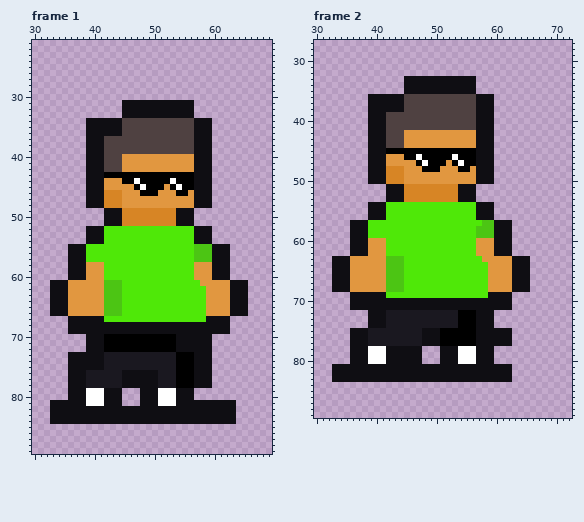
A animated GIF sprite gets an edit: teste/dino/img-dino/AdalbertoPulo.gif. Above: the version before the commit.
The file is 100x90 pixels, 8 frames. Shown: frame 1: x 30..69, y 21..89; frame 2: x 30..72, y 27..89. The commit also changed other frames, which this record leaves out.
New version:
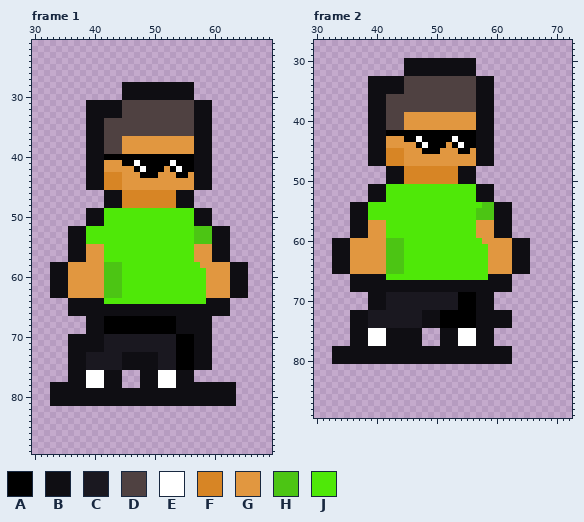
Palette (. is transparent): A #000000  B #0f0e13  C #1a1820  D #4f4141  E #ffffff  F #d78525  G #e19740  H #4cc514  J #4fe808
Change:
Changed rows in their new state; - is an unchanged pixel.
Frame 1:
first column x 33:
28 ------------BBBBBBBBBBBB---------
29 ------------BBBBBBBBBBBB---------
30 ------------BBBBBBBBBBBB---------
31 ------BBBBBBDDDDDDDDDDDDBBB------
32 ------BBBBBBDDDDDDDDDDDDBBB------
33 ------BBBBBBDDDDDDDDDDDDBBB------
34 ---------DDD---------------------
35 ---------DDD---------------------
36 ---------DDD---------------------
37 ------------GGGGGGGGGGGG---------
38 ------------GGGGGGGGGGGG---------
39 ------------GGGGGGGGGGGG---------
40 ---------AAAAAAAAAAAAAAA---------
41 ---------GGGAAEAAAAAEAAA---------
42 ---------GGG--AEAAA-AEAA---------
43 ---------FFFGGG---GGG--G---------
44 ---------FFFGGGGGGGGGGGG---------
45 ---------FFF--GGGGG-GGGG---------
46 ------...BBBFFFFFFFFFBBB...------
47 ------...BBBFFFFFFFFFBBB...------
48 ------...BBBFFFFFFFFFBBB...------
49 ------BBBJJJJJJJJJJJJJJJBBB------
50 ------BBBJJJJJJJJJJJJJJJBBB------
51 ------BBBJJJJJJJJJJJJJJJBBB------
52 ---BBBJJJ---------------HHHBBB---
53 ---BBBJJJ---------------HHHBBB---
54 ---BBBJJJ---------------HHHBBB---
55 ------GGG---------------GGG------
56 ------GGG---------------GGG------
57 ------GGG---------------GGG------
58 BBBGGG---HHH------------J--GGGBBB
59 BBBGGG---HHH------------JJ-GGGBBB
60 BBBGGG---HHH------------JJ-GGGBBB
61 -------------------------J-------
64 ...BBBBBBJJJ--------------BBBB...
65 ...BBBBBBBBBBBBBBBBBBBBBBBBBBB...
66 ...BBBBBBBBBBBBBBBBBBBBBBBBBBB...
67 ---...---AAAAAAAAAAAABBBBB-...---
68 ---...---AAAAAAAAAAAA------...---
69 ---...---AAAAAAAAAAAA------...---
70 ---BBB---CCCCCCCCCCCCAAA---------
71 ---BBB---CCCCCCCCCCCCAAA---------
72 ---BBB---CCCCCCCCCCCCAAA---------
73 ------CCC---BBBBBB---------------
74 ------CCC---BBBBBB---------------
75 ------CCC---BBBBBB---------------
76 ------EEEBBB...---EEEBBB...------
77 ------EEEBBB...---EEEBBB...------
78 BBB---EEEBBB...---EEEBBB---BBBB--
79 BBB---BBB---BBB---BBB---BBBBBBB--
80 BBB---BBB---BBB---BBB---BBBBBBB--
81 ------BBB---BBB---BBB------------
82 ...............................--
83 ...............................--
84 ...............................--
Frame 2:
first column x 33:
30 ------------BBBBBBBBBBBB---------
31 ------------BBBBBBBBBBBB---------
32 ------------BBBBBBBBBBBB---------
33 ------BBBBBBDDDDDDDDDDDDBBB------
34 ------BBBBBBDDDDDDDDDDDDBBB------
35 ------BBBBBBDDDDDDDDDDDDBBB------
36 ---------DDD---------------------
37 ---------DDD---------------------
38 ---------DDD---------------------
39 ------------GGGGGGGGGGGG---------
40 ------------GGGGGGGGGGGG---------
41 ------------GGGGGGGGGGGG---------
42 ---------AAAAAAAAAAAAAAA---------
43 ---------GGGAAEAAAAAEAAA---------
44 ---------GGG--AEAAA-AEAA---------
45 ---------FFFGGG---GGG--G---------
46 ---------FFFGGGGGGGGGGGG---------
47 ---------FFF--GGGGG-GGGG---------
48 ------...BBBFFFFFFFFFBBB...------
49 ------...BBBFFFFFFFFFBBB...------
50 ------...BBBFFFFFFFFFBBB...------
51 ------BBBJJJJJJJJJJJJJJJBBB------
52 ------BBBJJJJJJJJJJJJJJJBBB------
53 ------BBBJJJJJJJJJJJJJJJBBB------
54 ---BBBJJJ---------------JHHBBB---
55 ---BBBJJJ---------------HHHBBB---
56 ---BBBJJJ---------------HHHBBB---
57 ------GGG---------------GGG------
58 ------GGG---------------GGG------
59 ------GGG---------------GGG------
60 BBBGGG---HHH------------J--GGGBBB
61 BBBGGG---HHH------------JJ-GGGBBB
62 BBBGGG---HHH------------JJ-GGGBBB
63 -------------------------J-------
66 ...BBBBBBJJJ--------------BBBB...
67 ...BBBBBBBBBBBBBBBBBBBBBBBBBBB...
68 ...BBBBBBBBBBBBBBBBBBBBBBBBBBB...
69 ---...---CCCCCCCCCCCCAAABB-...---
70 ---...---CCCCCCCCCCCCAAA---...---
71 ---...---CCCCCCCCCCCCAAA---...---
72 ---BBBCCC------BBBAAA------BBB---
73 ---BBBCCC------BBBAAA------BBB---
74 ---BBBCCC------BBBAAA------BBB---
75 ------EEEBBBBBB...BBBEEE---...---
76 ------EEEBBBBBB...BBBEEE---...---
77 ------EEEBBBBBB...BBBEEE---...---
78 BBB---BBB------BBB---BBB---BBB---
79 BBB---BBB------BBB---BBB---BBB---
80 BBB---BBB------BBB---BBB---BBB---
81 ..............................---
82 ..............................---
83 ..............................---
Pixel boxes of the changes (left, top, right, bottom) in both pictures:
changed: (50, 82, 248, 424)
changed: (332, 58, 530, 382)
